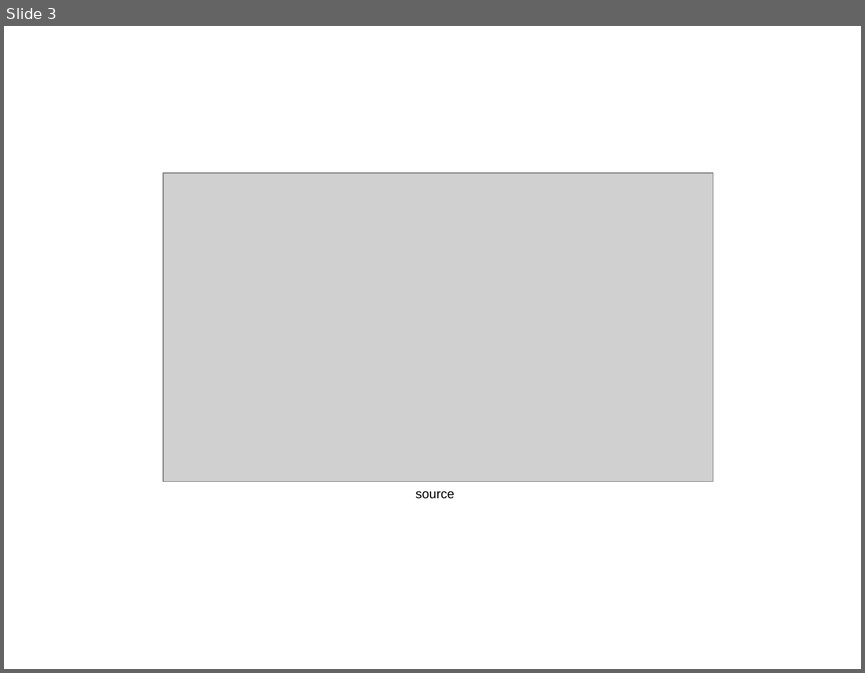
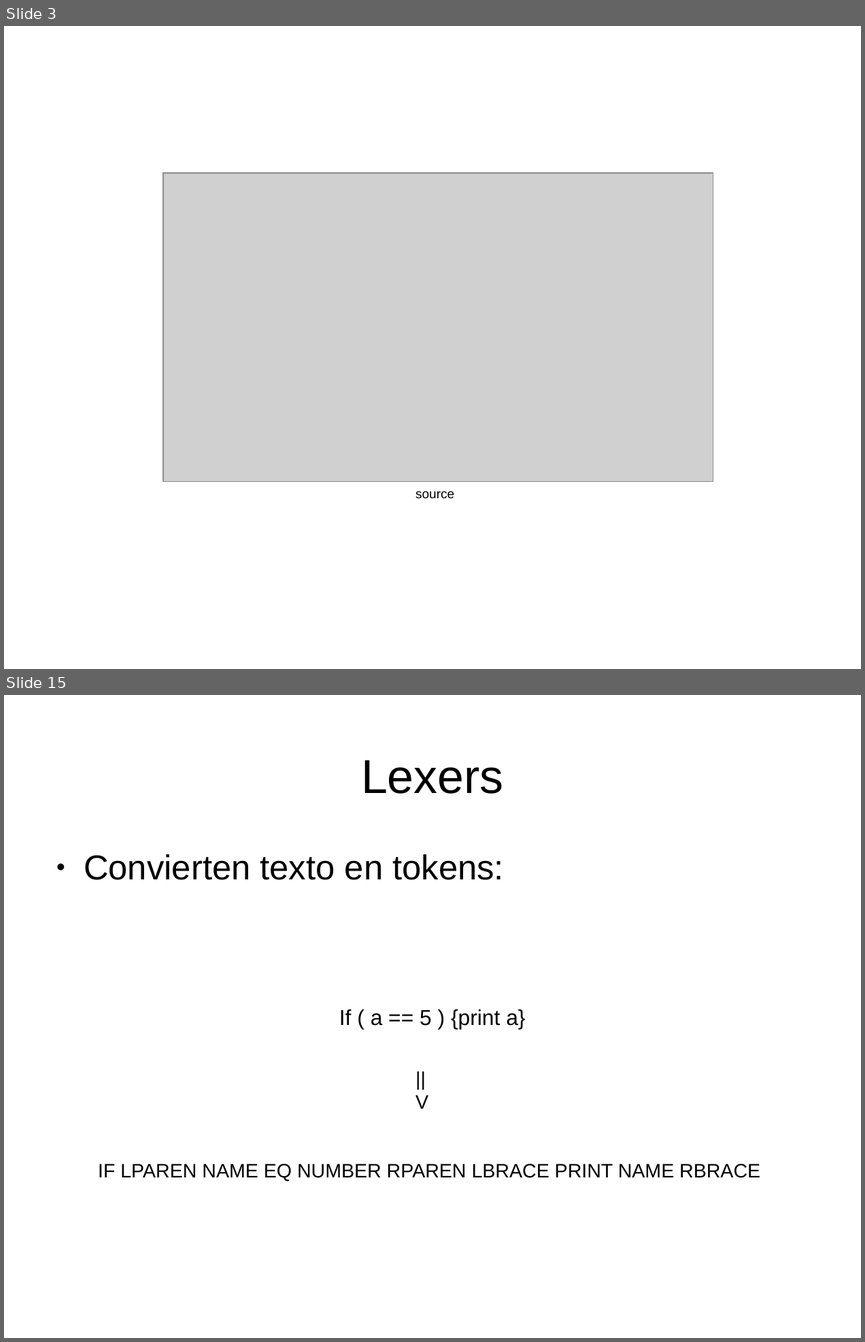
Before and after one commit to Achifaifa/slides, a slide deck: EE25-ply/ply.odp. Shown one above the other, each under a label of ours: slide 3 before the commit, slides 3 and 15 after it; the slides between them are not shown. The pictures are 865x673 and 865x1342 pixels, drawn with LibreOffice and Linux fonts; fonts in the diff are those of the drawing; grey boxes stand for pictures. Boxes give left, top, right and bottom in pixels: in the first picture for what was removed or moved away, otherwise in the second. Text is boxed around its words. In the diff, an @@ line names an element or a change of style, - is before the commit and + after.

```diff
--- a/EE25-ply/ply.odp
+++ b/EE25-ply/ply.odp
@@ slide 15 added at [4,695,861,1338], background #FFFFFF @@
@@ title added at [361,760,504,794], 44 pt, text #000000 @@
+Lexers
@@ text added at [84,854,504,880], 32 pt, text #000000 @@
+● Convierten texto en tokens:
@@ text added at [339,1009,525,1029], 20 pt, text #000000 @@
+If ( a == 5 ) {print a}
@@ text added at [415,1095,428,1108], 18 pt, text #000000 @@
+||
+V
@@ text added at [98,1164,760,1181], 18 pt, text #000000 @@
+IF LPAREN NAME EQ NUMBER RPAREN LBRACE PRINT NAME RBRACE
```
Also in this commit, not shown: 3 slides changed, 22 other slides added, 7 slides removed, 6 other files.
